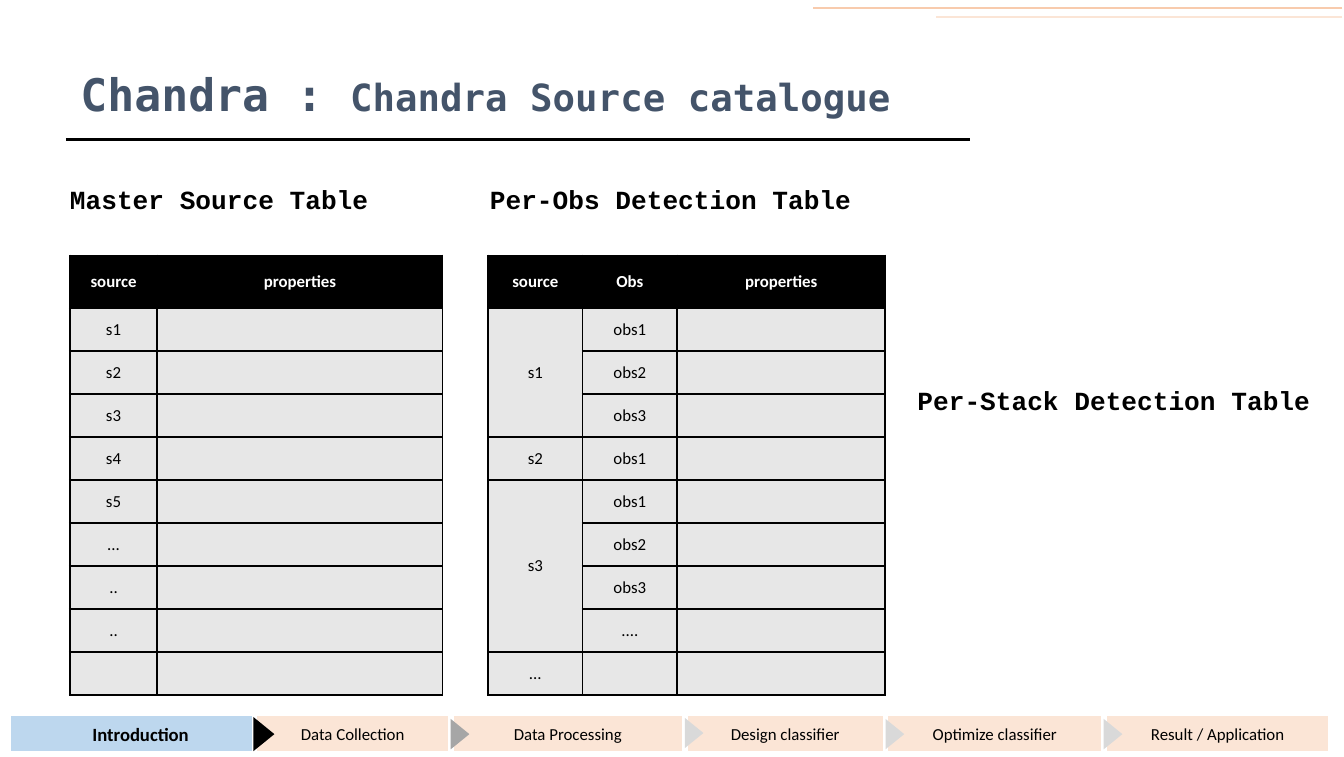
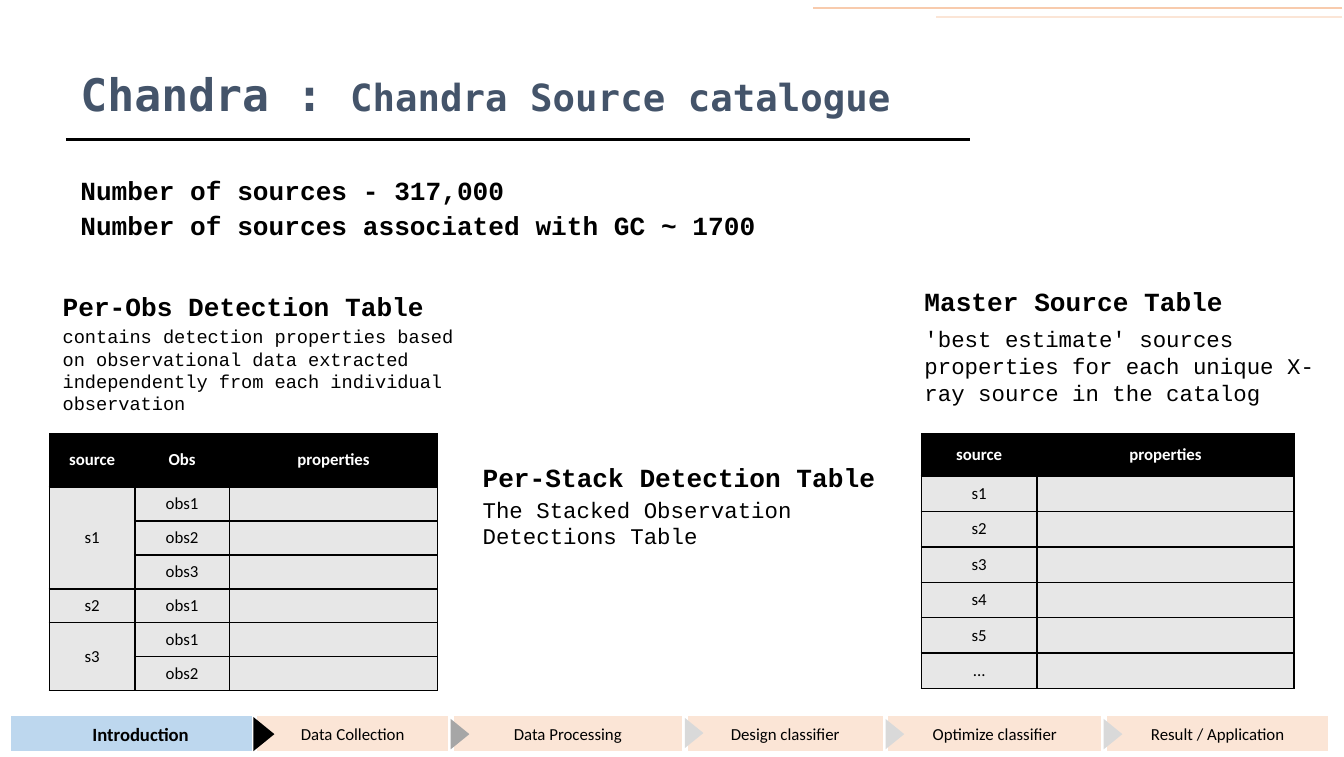
Before and after one commit to KumaranShivam5/gemini, a slide deck: slide 12 of presentation/end_sem_dec_2021/ppt_draft_backup.pptx (slide 10 before the commit). Drawn at 1344x757 pixels with LibreOffice and Linux fonts; fonts in the diff are those of the drawing. Boxes give left, top, right and bottom in pixels: in the first picture for what was removed or moved away, otherwise in the second. Text is boxed around its words. In the diff, an @@ line names an element or a change of style, - is before the commit and + after.

```diff
--- a/presentation/end_sem_dec_2021/ppt_draft_backup.pptx
+++ b/presentation/end_sem_dec_2021/ppt_draft_backup.pptx
@@ text added at [80, 181, 755, 236], 14 pt, text #000000, bold @@
+Number of sources - 317,000
+Number of sources associated with GC ~ 1700
@@ text "Per-Obs Detection Table": place and size @@
-text "Per-Obs Detection Table" at [490, 191, 850, 210]
+text "Per-Obs Detection Table" at [63, 298, 453, 411]
@@ text "Master Source Table": place and size @@
-text "Master Source Table" at [70, 191, 368, 210]
+text "Master Source Table" at [924, 292, 1314, 406]
@@ text at [924, 292, 1222, 312]: more space between paragraphs @@
@@ text at [63, 330, 453, 411]: paragraph added @@
+contains detection properties based on observational data extracted independently from each individual observation
@@ text at [924, 331, 1314, 406]: paragraph added @@
+'best estimate' sources properties for each unique X-ray source in the catalog
@@ table at [50, 433, 437, 688] @@
-row 8:  | obs3 | 
-row 9:  | .... | 
-row 10: ... |  | 
@@ table: place and size @@
-table at [488, 254, 884, 695]
+table at [50, 433, 437, 688]
@@ table at [922, 433, 1294, 688] @@
-row 8: .. | 
-row 9: .. | 
-row 10:  | 
@@ table: place and size @@
-table at [70, 254, 442, 695]
+table at [922, 433, 1294, 688]
@@ text "Per-Stack Detection Table": place and size @@
-text "Per-Stack Detection Table" at [917, 391, 1309, 411]
+text "Per-Stack Detection Table" at [483, 468, 874, 545]
@@ text at [483, 501, 792, 545]: paragraph added @@
+The Stacked Observation Detections Table
```
Also in this commit, not shown: 53 other slides changed, 9 slides added, 1 slide removed, 15 other files.
